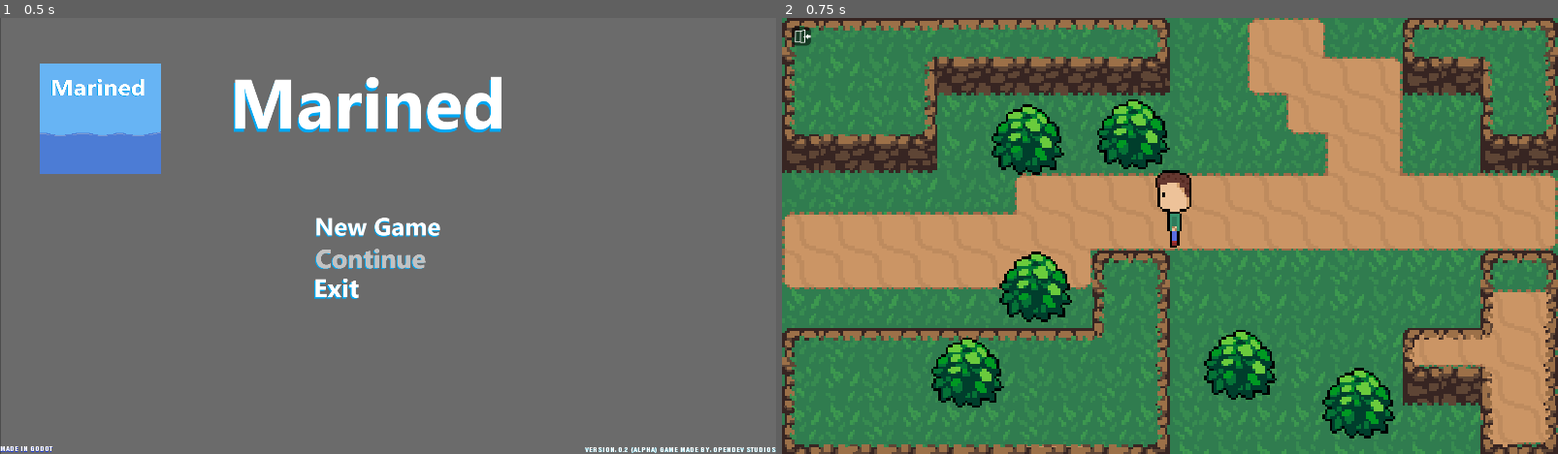
Above: before the commit, frames 1-2 (left to right).
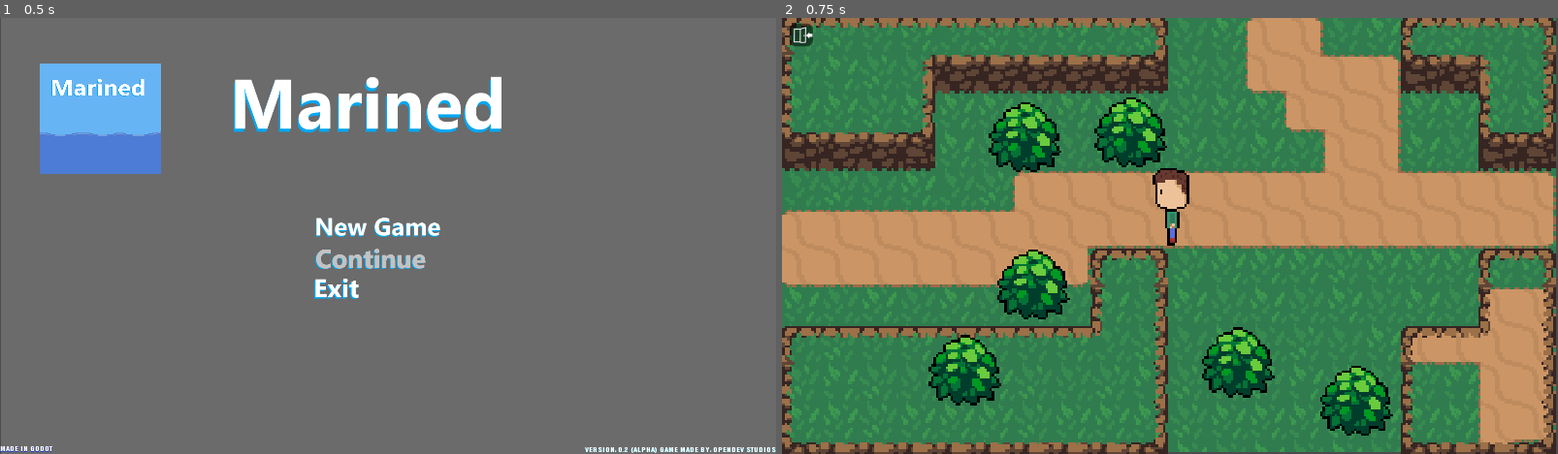
Above: after the commit, the same moments.

Repository: ParadoxGitHub/Marined
Game: Godot game, scene res://TitleScreen.tscn
Same seed, same stepped clock (60 frames per second), same inputs: the game is played once before the commit and once after it.
Inputs (mouse positions are in pixels of both pictures, inside the frame that each line leads up to):
- Up to frame 1 (0.5 s): no input
- Up to frame 2 (0.75 s): click (1162, 227) at 0.5 s

Frame 1 is identical in both runs. In frame 2, 21% of the frame differs, in the area x 0-100%, y 0-100%.

Commit message:
Camera was added and will be following the player

Diff:
--- a/Marined/World.tscn
+++ b/Marined/World.tscn
@@ -505,7 +505,7 @@
 tile_set = SubResource( 49 )
 cell_size = Vector2( 32, 32 )
 format = 1
-tile_data = PoolIntArray( 0, 0, 0, 1, 0, 5, 2, 0, 196609, 3, …(177 unchanged characters)… 47, 0, 1, 262148, 0, 131079, 262152, 0, 196608, 262153, 0, 262151, 327680, 0, 131072, 327681, 0, 131073, 327682, 0, 131073, 327683, 0, 131073, 327684, 0, 131074, 327689, 0, 131075 )
+tile_data = PoolIntArray( 0, 0, 0, 1, 0, 5, 2, 0, 196609, 3, …(177 unchanged characters)… 47, 0, 1, 262148, 0, 131079, 262152, 0, 0, 262153, 0, 131079, 327680, 0, 131072, 327681, 0, 131073, 327682, 0, 131073, 327683, 0, 131073, 327684, 0, 131074, 327688, 0, 131072, 327689, 0, 131074 )
 
 [node name="YSort" type="YSort" parent="."]
 
@@ -514,41 +514,44 @@
 scale = Vector2( 6, 6 )
 
 [node name="Camera" type="Camera2D" parent="YSort/Player"]
-
-[node name="Bushes" type="YSort" parent="YSort"]
-
-[node name="Bush" parent="YSort/Bushes" instance=ExtResource( 1 )]
-position = Vector2( 607.455, 327.893 )
-scale = Vector2( 6, 6 )
-
-[node name="Bush2" parent="YSort/Bushes" instance=ExtResource( 1 )]
-position = Vector2( 869.363, 315.595 )
-scale = Vector2( 6, 6 )
-
-[node name="Bush3" parent="YSort/Bushes" instance=ExtResource( 1 )]
-position = Vector2( 1427.48, 980.728 )
-scale = Vector2( 6, 6 )
-
-[node name="Bush4" parent="YSort/Bushes" instance=ExtResource( 1 )]
-position = Vector2( 627.969, 692.44 )
-scale = Vector2( 6, 6 )
-
-[node name="Bush5" parent="YSort/Bushes" instance=ExtResource( 1 )]
-position = Vector2( 1134.57, 885.91 )
-scale = Vector2( 6, 6 )
-
-[node name="Bush6" parent="YSort/Bushes" instance=ExtResource( 1 )]
-position = Vector2( 459.217, 905.478 )
-scale = Vector2( 6, 6 )
-
-[node name="TextureButton" type="TextureButton" parent="."]
-margin_left = 23.1634
-margin_top = 19.5998
-margin_right = 73.1634
-margin_bottom = 69.5998
+current = true
+
+[node name="TextureButton" type="TextureButton" parent="YSort/Player"]
+margin_left = -156.984
+margin_top = -87.969
+margin_right = -106.984
+margin_bottom = -37.969
+rect_scale = Vector2( 0.2, 0.2 )
 texture_normal = ExtResource( 6 )
 texture_hover = ExtResource( 7 )
+texture_focused = ExtResource( 7 )
 __meta__ = {
 "_edit_use_anchors_": false
 }
-[connection signal="pressed" from="TextureButton" to="." method="_on_TextureButton_pressed"]
+
+[node name="Bushes" type="YSort" parent="YSort"]
+
+[node name="Bush" parent="YSort/Bushes" instance=ExtResource( 1 )]
+position = Vector2( 607.455, 327.893 )
+scale = Vector2( 6, 6 )
+
+[node name="Bush2" parent="YSort/Bushes" instance=ExtResource( 1 )]
+position = Vector2( 869.363, 315.595 )
+scale = Vector2( 6, 6 )
+
+[node name="Bush3" parent="YSort/Bushes" instance=ExtResource( 1 )]
+position = Vector2( 1427.48, 980.728 )
+scale = Vector2( 6, 6 )
+
+[node name="Bush4" parent="YSort/Bushes" instance=ExtResource( 1 )]
+position = Vector2( 627.969, 692.44 )
+scale = Vector2( 6, 6 )
+
+[node name="Bush5" parent="YSort/Bushes" instance=ExtResource( 1 )]
+position = Vector2( 1134.57, 885.91 )
+scale = Vector2( 6, 6 )
+
+[node name="Bush6" parent="YSort/Bushes" instance=ExtResource( 1 )]
+position = Vector2( 459.217, 905.478 )
+scale = Vector2( 6, 6 )
+[connection signal="pressed" from="YSort/Player/TextureButton" to="." method="_on_TextureButton_pressed"]
